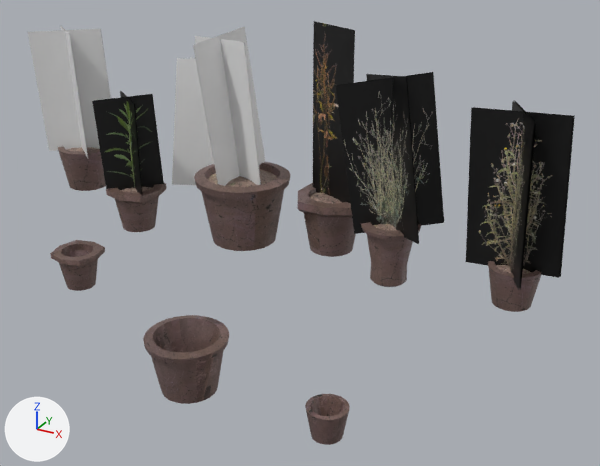
A saved change to the FBX model Assets/Environment/Unique/Scene_A/SM_Scene_A_PlantsPots00.fbx.
Camera for both pictures: a 50 mm camera at (-50.35, 108.56, 30.52) aimed at (-52.94, 113.27, 28.17). Arrows for +X, +Y and +Z are at lower left; the lights stay in place. Where no turn or scale is listed for an object, it has been applied to the vertices.

Names of what the first picture shows: 'SM_Scene_A_PlantsPots00'.
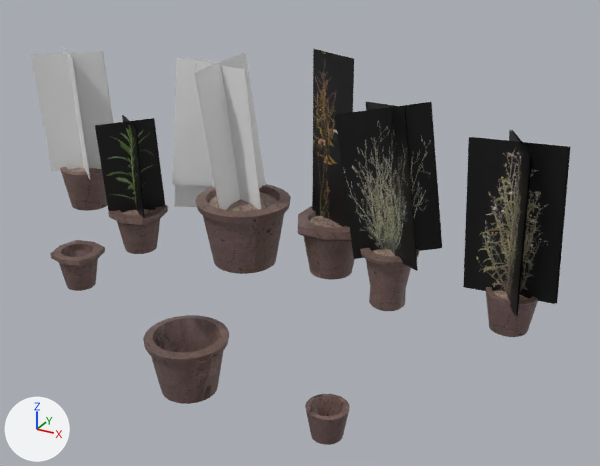
The change, as a list of edits to the scene's bpy script:
```text
Change me_cube_227:
    where me_cube_227.from_pydata(...)  # 1948 vertices, 1492 faces; spans x -55.22..-51.1, y 112.66..113.66, z 26.76..29.63
    me_cube_227 part 1: the loose piece of 72 vertices spanning x -54.25..-53.86, y 112.69..113.07, z 28.38..28.44 is moved by (0.0, 0.0, -0.17)
    me_cube_227 part 2: the loose piece of 120 vertices spanning x -54.22..-53.9, y 112.72..113.04, z 28.13..28.39 is moved by (0.0, 0.0, -0.17)
    me_cube_227 part 3: the loose piece of 24 vertices spanning x -54.19..-53.92, y 112.74..113.01, z 28.42..28.43 is moved by (0.0, 0.0, -0.17)
    me_cube_227 part 4: the loose piece of 4 vertices spanning x -54.23..-53.91, y 112.75..112.99, z 28.4..29.09 is moved by (0.0, 0.0, -0.17)
    me_cube_227 part 5: the loose piece of 4 vertices spanning x -54.22..-53.9, y 112.75..112.99, z 28.4..29.09 is moved by (0.0, 0.0, -0.17)
    me_cube_227 part 6: the loose piece of 4 vertices spanning x -54.22..-53.92, y 112.69..113.01, z 28.4..29.11 is moved by (0.0, 0.0, -0.17)
    me_cube_227 part 7: the loose piece of 4 vertices spanning x -54.21..-53.92, y 112.7..113.02, z 28.4..29.11 is moved by (0.0, 0.0, -0.17)
    me_cube_227 part 8: the loose piece of 192 vertices spanning x -53.6..-52.95, y 112.74..113.39, z 28.13..28.61 is moved by (0.0, 0.0, -0.17)
    me_cube_227 part 9: the loose piece of 24 vertices spanning x -53.56..-53.01, y 112.8..113.34, z 28.56..28.6 is moved by (0.0, 0.0, -0.17)
    me_cube_227 part 10: the loose piece of 4 vertices spanning x -53.94..-53.51, y 113.09..113.66, z 28.35..29.29 is moved by (0.0, 0.0, -0.17)
    me_cube_227 part 11: the loose piece of 4 vertices spanning x -53.68..-53.08, y 112.95..113.17, z 28.55..29.53 is moved by (0.0, 0.0, -0.17)
    me_cube_227 part 12: the loose piece of 4 vertices spanning x -53.42..-53.28, y 112.77..113.37, z 28.58..29.55 is moved by (0.0, 0.0, -0.17)
    me_cube_227 part 13: the loose piece of 4 vertices spanning x -53.67..-53.07, y 112.95..113.17, z 28.55..29.53 is moved by (0.0, 0.0, -0.17)
    me_cube_227 part 14: the loose piece of 4 vertices spanning x -53.41..-53.28, y 112.77..113.37, z 28.58..29.55 is moved by (0.0, 0.0, -0.17)
    me_cube_227 part 15: the loose piece of 240 vertices spanning x -52.31..-51.95, y 112.77..113.14, z 28.13..28.53 is moved by (0.0, 0.0, -0.17)
    me_cube_227 part 16: the loose piece of 24 vertices spanning x -52.27..-52.0, y 112.82..113.08, z 28.5..28.51 is moved by (0.0, 0.0, -0.17)
    me_cube_227 part 17: the loose piece of 4 vertices spanning x -52.42..-51.85, y 112.75..113.11, z 28.45..29.46 is moved by (0.0, 0.0, -0.17)
    me_cube_227 part 18: the loose piece of 4 vertices spanning x -52.42..-51.85, y 112.71..113.15, z 28.44..29.47 is moved by (0.0, 0.0, -0.17)
    me_cube_227 part 19: the loose piece of 4 vertices spanning x -52.42..-51.85, y 112.76..113.13, z 28.45..29.46 is moved by (0.0, 0.0, -0.17)
    me_cube_227 part 20: the loose piece of 4 vertices spanning x -52.42..-51.85, y 112.72..113.17, z 28.44..29.47 is moved by (0.0, 0.0, -0.17)
    me_cube_227 part 21: all 218 vertices in x -52.9..-52.42, y 112.98..113.46, z 28.13..28.52 are moved by (0.0, 0.0, -0.17)
    me_cube_227 part 22: all 152 vertices in x -51.66..-51.1, y 112.74..113.25, z 28.13..28.39 are moved by (0.0, 0.0, -0.17)
    me_cube_227 part 23: all 8 vertices in x -51.7..-51.14, y 112.78..113.28, z 29.29..29.32 are moved by (0.0, 0.0, -0.17)
    me_cube_227 part 24: all 2 vertices in x -52.85..-52.49, y 113.13..113.29, z 29.63 are moved by (0.0, 0.0, -0.17)
    me_cube_227 part 25: all 160 vertices in x -55.22..-54.73, y 113.14..113.58, z 28.14..29.41 are moved by (0.0, 0.0, -0.17)
```

What differs and where, as boxes [x1, y1, x2, y2] in the pictures (600 x 466 px; the box of a moved part takes in the faces that stretch with it):
'SM_Scene_A_PlantsPots00', reshaped (6% shorter): before [28, 21, 575, 445]; after [31, 48, 570, 445]
part 1 of me_cube_227, moved or reshaped: before [106, 183, 166, 204]; after [108, 205, 168, 227]
part 2 of me_cube_227, moved or reshaped: before [115, 196, 159, 232]; after [117, 219, 160, 254]
part 3 of me_cube_227, moved or reshaped: before [120, 187, 151, 193]; after [123, 209, 154, 215]
part 4 of me_cube_227, moved or reshaped: before [120, 91, 141, 194]; after [122, 115, 143, 217]
part 5 of me_cube_227, moved or reshaped: before [121, 91, 143, 196]; after [123, 115, 144, 217]
part 6 of me_cube_227, moved or reshaped: before [92, 94, 163, 190]; after [95, 119, 164, 213]
part 7 of me_cube_227, moved or reshaped: before [94, 94, 164, 184]; after [102, 118, 165, 206]
part 8 of me_cube_227, moved or reshaped: before [194, 162, 291, 251]; after [195, 184, 291, 274]
part 9 of me_cube_227, moved or reshaped: before [208, 169, 277, 187]; after [209, 192, 278, 211]
part 10 of me_cube_227, moved or reshaped (not visible before): after [174, 185, 213, 207]
part 11 of me_cube_227, moved or reshaped: before [195, 36, 260, 185]; after [196, 62, 261, 209]
part 12 of me_cube_227, moved or reshaped: before [193, 27, 242, 184]; after [195, 52, 245, 209]
part 13 of me_cube_227, moved or reshaped: before [244, 42, 261, 185]; after [245, 71, 261, 207]
part 14 of me_cube_227, moved or reshaped: before [194, 27, 265, 186]; after [195, 53, 266, 210]
part 15 of me_cube_227, moved or reshaped: before [361, 222, 421, 287]; after [360, 248, 419, 311]
part 16 of me_cube_227, moved or reshaped: before [373, 224, 397, 231]; after [372, 249, 395, 257]
part 17 of me_cube_227, moved or reshaped: before [336, 73, 444, 234]; after [335, 102, 442, 259]
part 18 of me_cube_227, moved or reshaped: before [366, 74, 419, 244]; after [365, 102, 417, 271]
part 19 of me_cube_227, moved or reshaped: before [337, 72, 444, 222]; after [336, 102, 442, 246]
part 20 of me_cube_227, moved or reshaped: before [367, 74, 419, 243]; after [366, 101, 418, 270]
part 21 of me_cube_227, moved or reshaped: before [298, 183, 356, 257]; after [298, 206, 355, 280]
part 22 of me_cube_227, moved or reshaped: before [488, 261, 542, 312]; after [485, 287, 538, 337]
part 23 of me_cube_227, moved or reshaped: before [466, 101, 575, 290]; after [463, 130, 570, 318]
part 24 of me_cube_227, moved or reshaped: before [313, 21, 355, 203]; after [312, 49, 354, 228]
